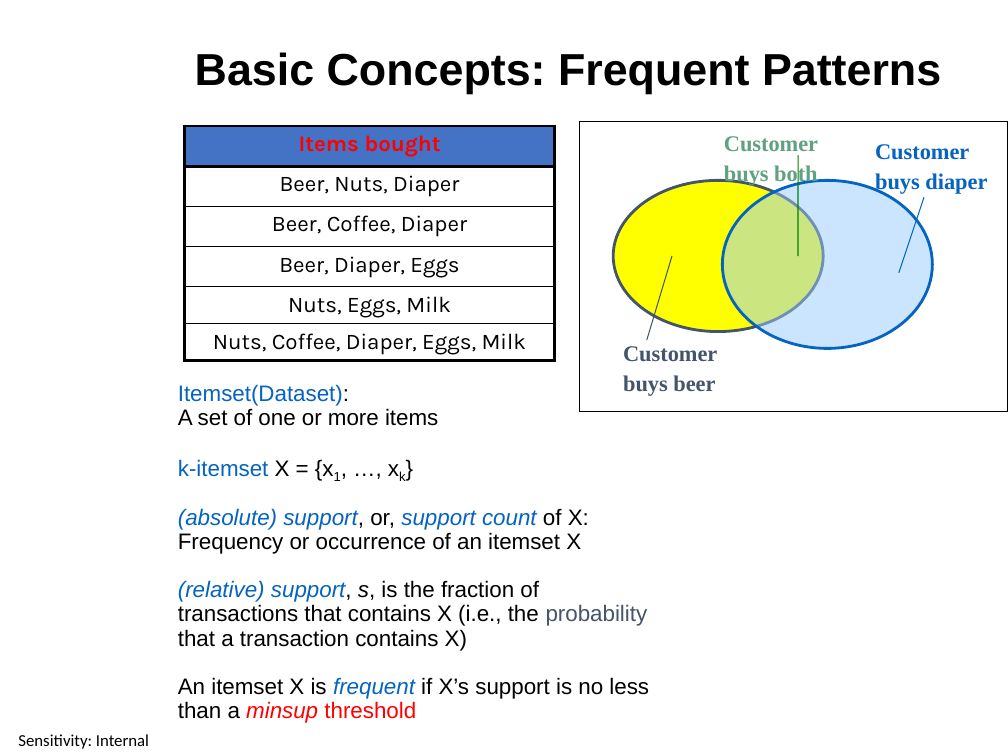
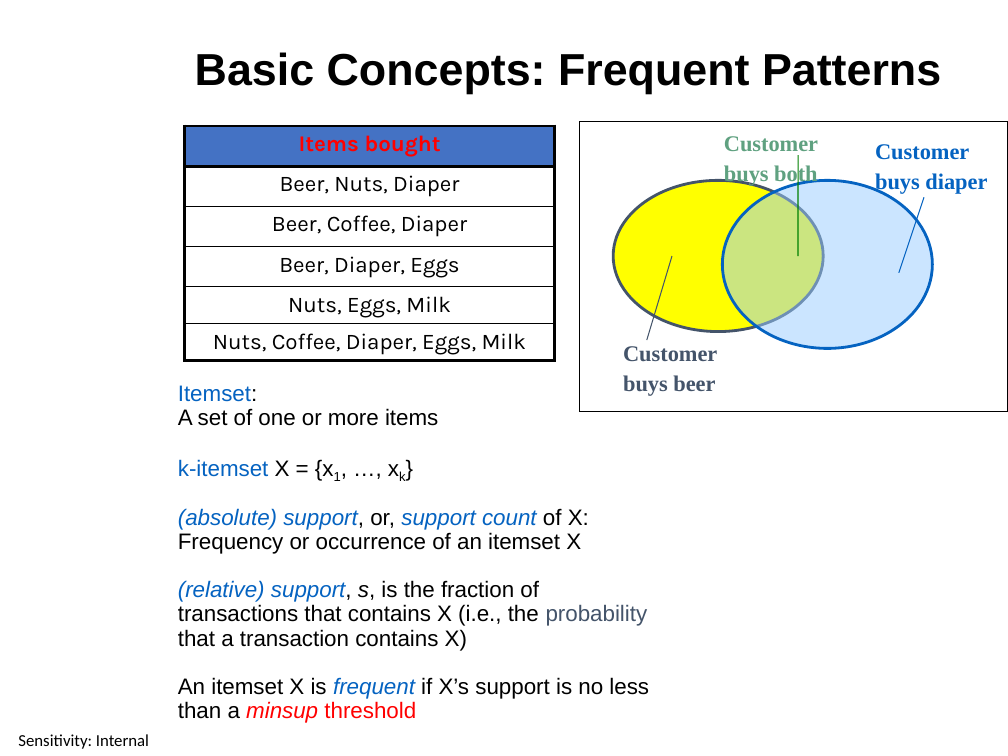
Before and after one commit to ctsallis/frontiers_in_ai_and_data_science, a slide deck: slide 7 of content/Lectures/Semester 1/Week 4/1 Lecture/1.4 Mining Frequent Patterns (Lecture).pptx. Drawn at 1008x756 pixels with LibreOffice and Linux fonts; fonts in the diff are those of the drawing; background and template pictures are left out. Boxes give left, top, right and bottom in pixels: in the first picture for what was removed or moved away, otherwise in the second. Text is boxed around its words. In the diff, an @@ line names an element or a change of style, - is before the commit and + after.

```diff
--- a/content/Lectures/Semester 1/Week 4/1 Lecture/1.4 Mining Frequent Patterns (Lecture).pptx
+++ b/content/Lectures/Semester 1/Week 4/1 Lecture/1.4 Mining Frequent Patterns (Lecture).pptx
@@ text at box(178, 385, 257, 402): text changed @@
-Itemset(Dataset):
+Itemset:
```
Also in this commit, not shown: 7 other slides changed, 1 slide added, 1 slide removed, 4 other files.
